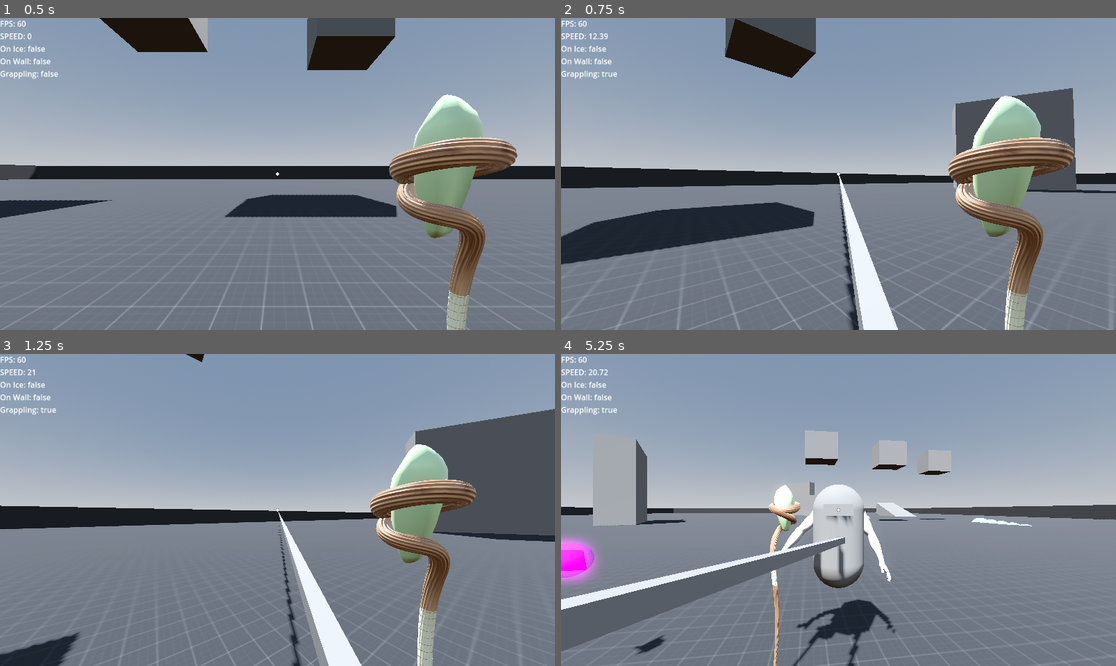
Above: before the commit, frames 1-4 (two rows, left to right).
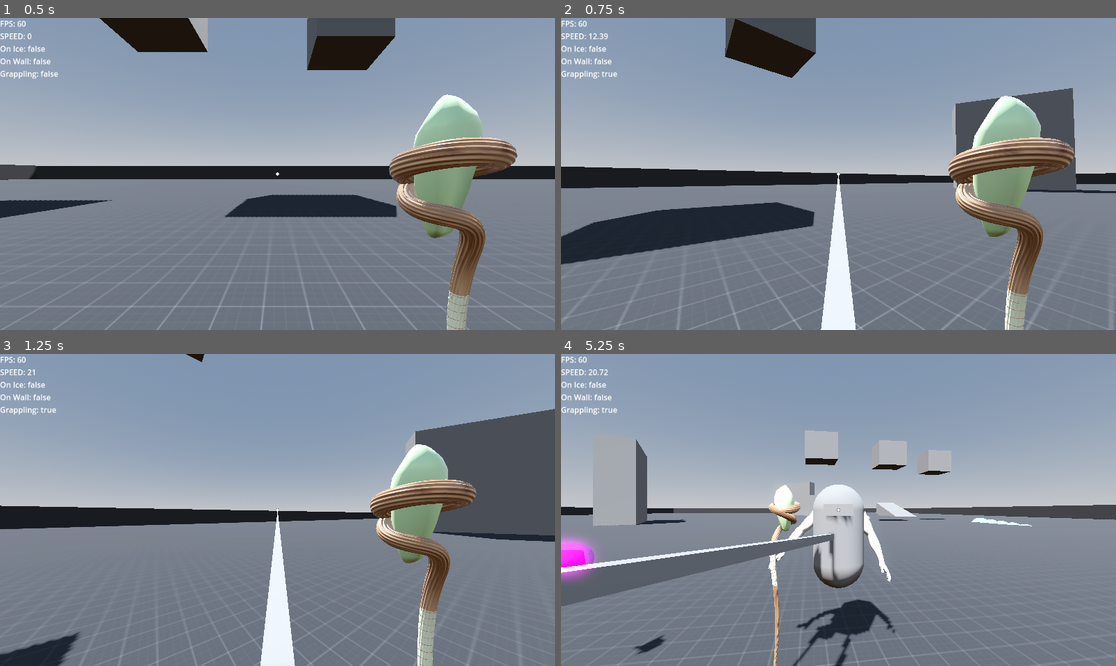
Above: after the commit, the same moments.

Repository: ChrisMuray/MovementMage
Game: Godot game, scene res://Levels/Sandbox.tscn
Same seed, same stepped clock (60 frames per second), same inputs: the game is played once before the commit and once after it.
Inputs (mouse positions are in pixels of both pictures, inside the frame that each line leads up to):
- Up to frame 1 (0.5 s): no input
- Up to frame 2 (0.75 s): tap Enter at 0.5 s; move the mouse to (866, 174) at 0.52 s; press the mouse at (866, 174) at 0.53 s; hold W (move_forward) from 0.53 s (still down)
- Up to frame 3 (1.25 s): keep holding W (move_forward); tap Space (jump) at 0.77 s
- Up to frame 4 (5.25 s): keep holding W (move_forward); move the mouse to (810, 510) at 1.27 s; release the mouse at (810, 510) at 1.28 s; tap Ctrl (crouch) at 1.35 s; tap Space (jump) at 1.52, 3.02, 3.77, 4.52 s; click (810, 510) at 1.55 s; move the mouse to (849, 503) at 2.02 s; press the mouse at (849, 503) at 2.03 s; tap F (fireball) at 2.1 s; move the mouse to (832, 516) at 2.77 s; release the mouse at (832, 516) at 2.78 s; click (832, 516) at 2.85 s; move the mouse to (877, 513) at 3.52 s; hold Right mouse button (ice_path) 3.53-4.28 s; click (877, 513) at 3.8 s; move the mouse to (794, 506) at 4.27 s; tap R (repulse) at 4.35 s; click (794, 506) at 4.55 s; move the mouse to (844, 510) at 5.02 s; press the mouse at (844, 510) at 5.03 s; tap P (switch_cam) at 5.1 s

Frame 1 is identical in both runs. In frame 2, 3.5% of the frame differs, in the area x 46-61%, y 50-100%; in frame 3, 3.6%; in frame 4, 8.2%, in the area x 0-55%, y 57-100%.

Commit message:
less to_local() calls

Diff:
--- a/Player/Player.gd
+++ b/Player/Player.gd
@@ -76,6 +76,7 @@
 		Vector2(0.05, -0.05)
 	])
 	grapple_shape.mode = CSGPolygon3D.MODE_PATH
+	grapple_shape.path_local = true
 	grapple_shape.set_path_node(grapple_path.get_path())
 	grapple_path.add_child(grapple_shape)
 
@@ -241,6 +242,6 @@
 	grapple()
 
 func grapple() -> void:
-	grapple_path.curve.set_point_position(0, grapple_path.to_local(Vector3.ZERO))
-	grapple_path.curve.set_point_position(1, grapple_path.to_local(grapple_path.to_local(grapple_point)))
+	grapple_path.curve.set_point_position(0, Vector3.ZERO)
+	grapple_path.curve.set_point_position(1, grapple_path.to_local(grapple_point))
 	velocity += (grapple_point - global_position).normalized() * grapple_force
